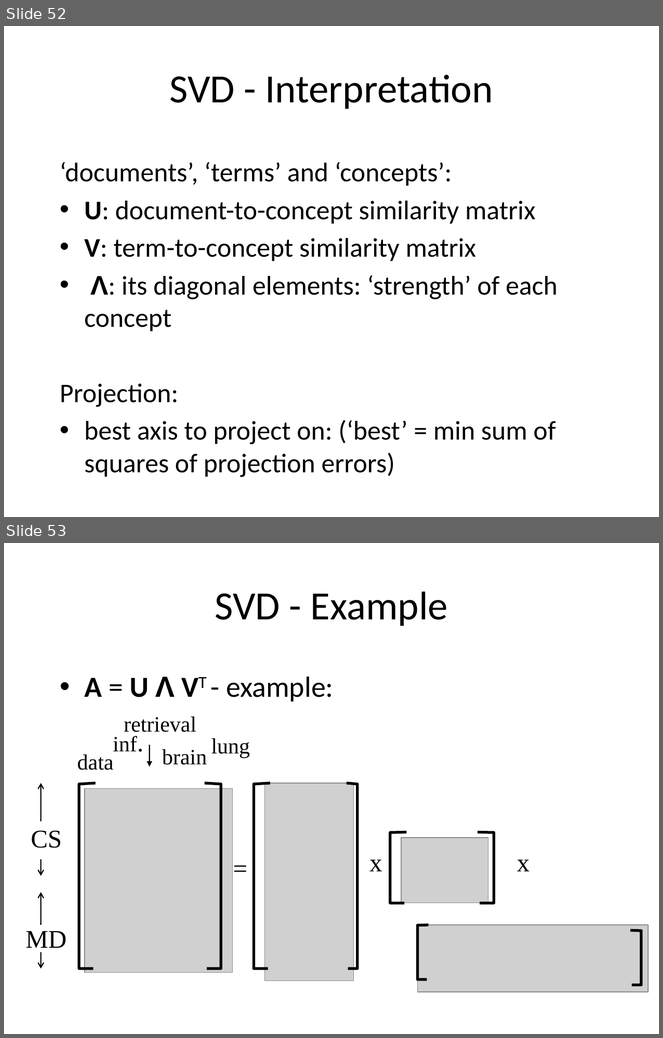
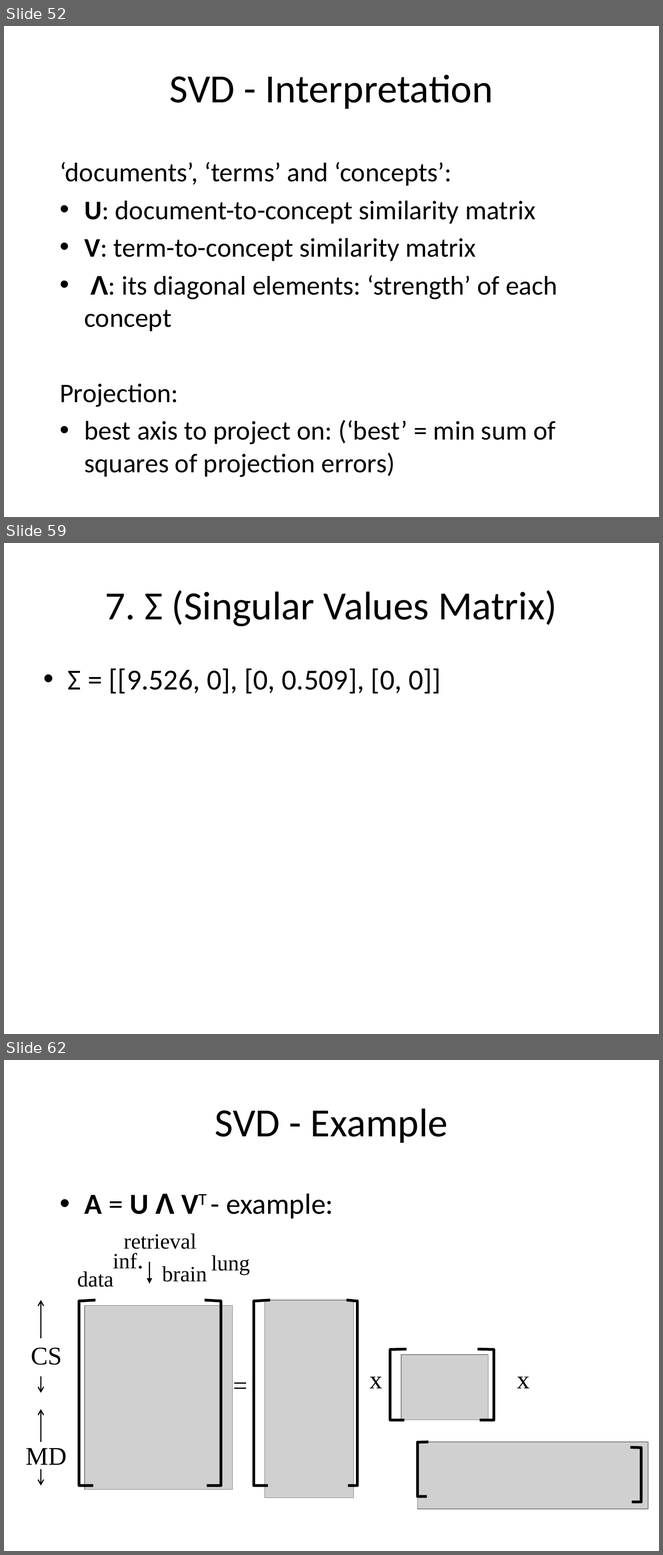
Before and after one commit to a-vodka/dv, a slide deck: dv-lec9-dim-reduc-PCA+SVD.pptx. Shown one above the other, each under a label of ours: slides 52 and 53 before the commit, slides 52, 59 and 62 after it; the slides between them are not shown. The pictures are 663x1038 and 663x1555 pixels, drawn with LibreOffice and Linux fonts; fonts in the diff are those of the drawing; grey boxes stand for pictures; background and template pictures are left out. Boxes give left, top, right and bottom in pixels: in the first picture for what was removed or moved away, otherwise in the second. Text is boxed around its words. In the diff, an @@ line names an element or a change of style, - is before the commit and + after.

```diff
--- a/dv-lec9-dim-reduc-PCA+SVD.pptx
+++ b/dv-lec9-dim-reduc-PCA+SVD.pptx
@@ slide 59 added at box(4, 543, 659, 1034), background picture (left out) @@
@@ title added at box(105, 590, 557, 627), 44 pt, text #000000 @@
+7. Σ (Singular Values Matrix)
@@ text added at box(68, 668, 441, 694), 32 pt, text #000000 @@
+• Σ = [[9.526, 0], [0, 0.509], [0, 0]]
@@ what was slide 53 is now slide 62 @@
```
Also in this commit, not shown: 8 other slides added, 2 other files.
